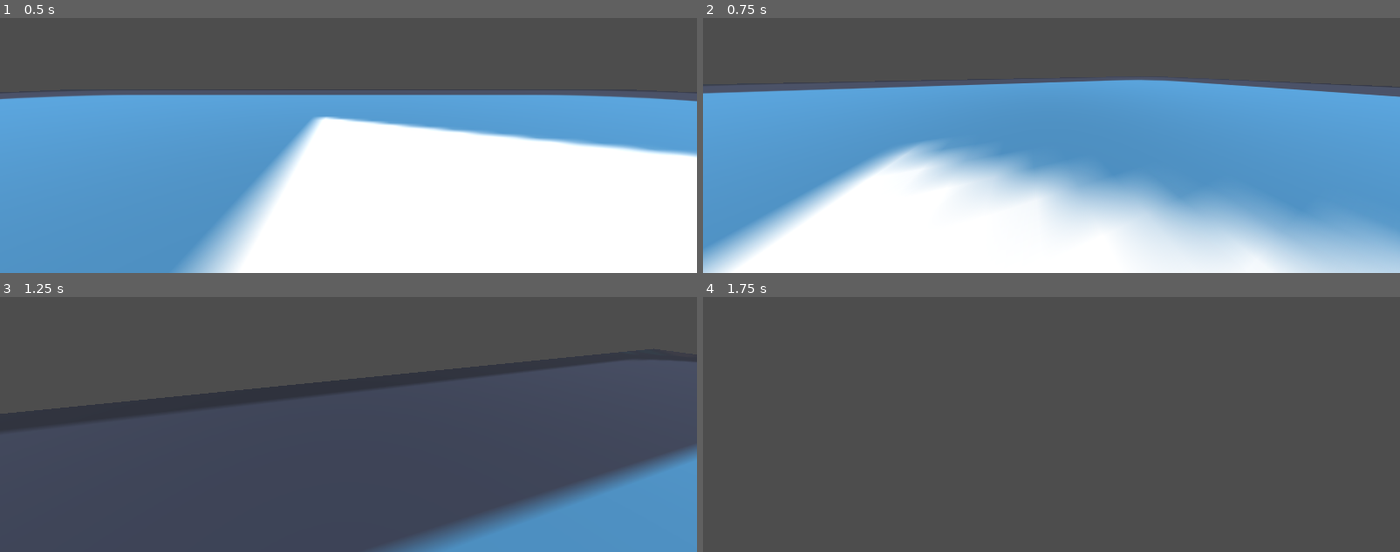
Above: before the commit, frames 1-4 (two rows, left to right).
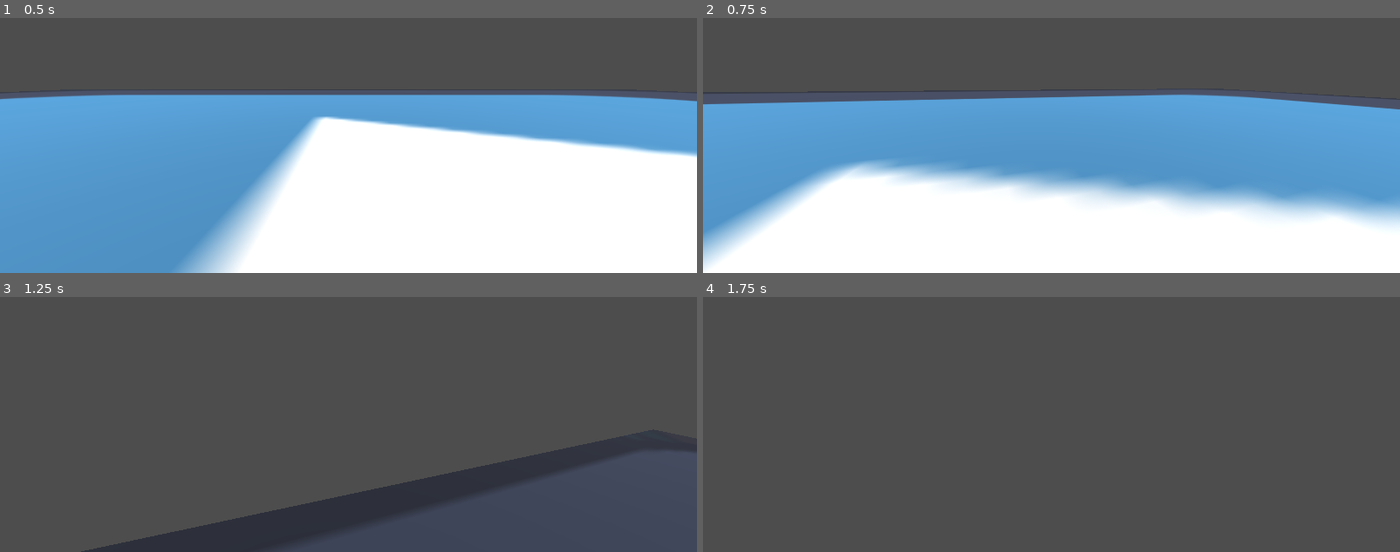
Above: after the commit, the same moments.

Repository: sudo-m3z1m/GhostRunner-like
Game: Godot game, scene res://Prefabs/test_scene.tscn
The game is run twice, just before and just after one commit, with the same random seed, the same clock (stepped at 60 frames per second) and the same inputs. The engine's default icon, where the game draws it, is replaced by a stand-in: a white triangle on a blue panel in a dark square.
Inputs (mouse positions are in pixels of both pictures, inside the frame that each line leads up to):
- Up to frame 1 (0.5 s): no input
- Up to frame 2 (0.75 s): tap Enter at 0.5 s; move the mouse to (1086, 76) at 0.52 s; hold W (Forward) from 0.53 s (still down); tap Shift (Shift) at 0.6 s
- Up to frame 3 (1.25 s): keep holding W (Forward); tap Space (Space) at 0.8 s
- Up to frame 4 (1.75 s): keep holding W (Forward); move the mouse to (1016, 358) at 1.27 s; tap Space (Space) at 1.35 s; tap Shift (Shift) at 1.55 s

Frame 1 is identical in both runs. In frame 2, 25% of the frame differs, in the area x 0-100%, y 23-100%; in frame 3, 22%; in frame 4, nothing differs.
Error before the commit: Trying to assign value of type 'Node' to a variable of type 'state.gd'. (res://Prefabs/CharacterController/state_machine.gd:23)

Commit message:
Test commit

Diff:
--- /dev/null
+++ b/Prefabs/CharacterController/States/idle.gd
@@ -0,0 +1,18 @@
+extends State
+
+@export_range(0, 1) var inertia: float
+
+func enter_state(target: Player) -> void:
+	super(target)
+
+func update_state(delta: float) -> void:
+	target.velocity.x = lerp(target.velocity.x, 0.0, inertia)
+	target.velocity.z = lerp(target.velocity.z, 0.0, inertia)
+
+	target.camera_pivot.rotation = lerp(target.camera_pivot.rotation, Vector3.ZERO, 0.1)
+	target.move_and_slide()
+
+func exit_state(next_state: StateMachine.STATES) -> bool:
+	if is_next_state_valid(next_state):
+		return true
+	return false
--- /dev/null
+++ b/Prefabs/CharacterController/States/jump.gd
@@ -0,0 +1,26 @@
+extends State
+
+@export var jump_strength: float
+@export var max_speed: float
+@export_range(0, 1) var acceleration: float
+
+var direction: Vector3
+
+func enter_state(target: Player) -> void:
+	super(target)
+	if !target.is_on_floor():
+		state_machine.change_state(StateMachine.STATES.IDLE)
+		return
+	target.velocity.y += jump_strength
+
+func update_state(delta: float) -> void:
+	direction = state_machine.direction
+	direction = direction.rotated(Vector3.UP, target.camera.rotation.y)
+
+	target.velocity.x = lerp(target.velocity.x, direction.x * max_speed, acceleration)
+	target.velocity.z = lerp(target.velocity.z, direction.z * max_speed, acceleration)
+
+	target.move_and_slide()
+
+func exit_state(next_state: StateMachine.STATES) -> bool:
+	return true
--- /dev/null
+++ b/Prefabs/CharacterController/States/moving.gd
@@ -0,0 +1,31 @@
+extends State
+
+@export var camera_deviation_angle: float
+@export var max_speed: float
+@export_range(0, 1) var acceleration: float
+
+var direction: Vector3
+
+func enter_state(target: Player) -> void:
+	super(target)
+
+func update_state(delta: float) -> void:
+	direction = state_machine.direction
+	direction = direction.rotated(Vector3.UP, target.camera.rotation.y)
+
+	target.velocity.x = lerp(target.velocity.x, direction.x * max_speed, acceleration)
+	target.velocity.z = lerp(target.velocity.z, direction.z * max_speed, acceleration)
+
+	rotate_camera()
+	target.move_and_slide()
+
+func exit_state(next_state: StateMachine.STATES) -> bool:
+	if is_next_state_valid(next_state):
+		return true
+	return false
+
+func rotate_camera() -> void:
+	target.camera_pivot.rotation_degrees.x = \
+	lerp(target.camera_pivot.rotation_degrees.x, direction.z * camera_deviation_angle, 0.1)
+	target.camera_pivot.rotation_degrees.z = \
+	lerp(target.camera_pivot.rotation_degrees.z, direction.x * camera_deviation_angle, 0.1)
--- a/Prefabs/CharacterController/States/state.gd
+++ b/Prefabs/CharacterController/States/state.gd
@@ -16,7 +16,7 @@
 	pass
 
 func exit_state(next_state: StateMachine.STATES) -> bool:
-	return false
+	return true
 
 func is_next_state_valid(next_state: StateMachine.STATES) -> bool:
 	for state in accepted_states:
--- a/Prefabs/CharacterController/input_handler.gd
+++ b/Prefabs/CharacterController/input_handler.gd
@@ -1,3 +1,57 @@
 extends Node
 
 class_name InputHandler
+
+@export var sensintivity: float
+
+@onready var target: Player = get_parent()
+@onready var state_machine: StateMachine = get_parent().get_node("StateMachine")
+
+var actions_array: Array[String] = [
+	"Space",
+	"Shift",
+	"Escape"
+]
+
+var move_actions_array: Array[String] = [
+	"Back",
+	"Forward",
+	"Left",
+	"Right"
+]
+
+func _process(delta: float) -> void:
+	add_direction()
+
+func _unhandled_input(event) -> void:
+	if event is InputEventMouseMotion:
+		target.camera.rotation.y -= event.relative.x * sensintivity
+		target.camera.rotation.x -= event.relative.y * sensintivity
+	for action in actions_array:
+		if event.is_action_pressed(action):
+			get_action(action)
+
+func add_direction() -> void:
+	state_machine.direction = Vector3.ZERO
+	if Input.is_action_pressed("Back"):
+		state_machine.direction.z += 1
+	if Input.is_action_pressed("Forward"):
+		state_machine.direction.z -= 1
+	if Input.is_action_pressed("Left"):
+		state_machine.direction.x -= 1
+	if Input.is_action_pressed("Right"):
+		state_machine.direction.x += 1
+	if !state_machine.direction:
+		state_machine.change_state(StateMachine.STATES.IDLE)
+		return
+	state_machine.change_state(StateMachine.STATES.MOVING)
+	state_machine.direction = state_machine.direction.normalized()
+
+func get_action(action: String) -> void:
+	match action:
+		"Space":
+			state_machine.change_state(StateMachine.STATES.JUMP)
+		"Shift":
+			pass
+		"Escape":
+			pass
--- a/Prefabs/CharacterController/state_machine.gd
+++ b/Prefabs/CharacterController/state_machine.gd
@@ -17,10 +17,14 @@
 
 @export var start_state: STATES
 
-var current_state: State
+var current_state: State = State.new()
+var direction: Vector3 = Vector3.ZERO
 
 func _ready() -> void:
-	current_state = states[start_state]
+	change_state(start_state)
+
+func _physics_process(delta: float) -> void:
+	current_state.update_state(delta)
 
 func change_state(new_state: STATES) -> void:
 	if states[new_state] == current_state or !current_state.exit_state(new_state):
--- a/Prefabs/player.gd
+++ b/Prefabs/player.gd
@@ -2,61 +2,21 @@
 
 class_name Player
 
-@export var max_speed: float
 @export var default_fov: float
-@export var camera_clamp_degrees: float
-@export var jump_strength: float
-@export var acceleration_weight: float
-@export var gravity: float #Need to make this global variable
-@export var sensintivity: float
-@export var dash_speed: float
+@export var camera_max_degrees: float
+@export var gravity: float
 @export var max_angle: float
 
-@onready var camera: Camera3D = $Camera3D
-#@onready var input_handler: Node = $InputHandler
-#@onready var state_machine: Node = $StateMachine
+@onready var camera: Camera3D = $CameraPivot/Camera3D
+@onready var camera_pivot: Node3D = $CameraPivot
+@onready var input_handler: InputHandler = $InputHandler
+@onready var state_machine: StateMachine = $StateMachine
 
 func _ready() -> void:
 	Input.set_mouse_mode(Input.MOUSE_MODE_CAPTURED)
 	camera.fov = default_fov
 
 func _physics_process(delta: float) -> void:
-	velocity.x = lerp(velocity.x, get_direction().x * max_speed, acceleration_weight)
-	velocity.z = lerp(velocity.z, get_direction().z * max_speed, acceleration_weight)
-
 	velocity.y -= gravity
 
-	camera.rotation.x = clamp(camera.rotation.x, -deg_to_rad(camera_clamp_degrees), deg_to_rad(camera_clamp_degrees))
-	move_and_slide()
-
-func make_dash() -> void:
-	var direction: Vector3 = Vector3.FORWARD.rotated(Vector3.UP, camera.rotation.y)
-	var tween: Tween = create_tween()
-
-	velocity = direction * dash_speed
-	await tween.tween_property(camera, "fov", default_fov + 40, 0.1)
-	await tween.tween_property(camera, "fov", default_fov, 0.1)
-
-#InputHandler
-func _unhandled_input(event):
-	if event is InputEventMouseMotion:
-		camera.rotation.y -= event.relative.x * sensintivity
-		camera.rotation.x -= event.relative.y * sensintivity
-	if event.is_action("Space") and is_on_floor():
-		velocity += Vector3.UP * jump_strength
-	if event.is_action("Shift"):
-		make_dash()
-
-func get_direction() -> Vector3:
-	var direction: Vector3
-	direction.x = Input.get_axis("Left", "Right")
-	direction.z = Input.get_axis("Forward", "Back")
-
-	camera.rotation_degrees.z = lerp(camera.rotation_degrees.z, (direction.x * max_angle) + camera.rotation_degrees.z, 0.1)
-	camera.rotation_degrees.x = lerp(camera.rotation_degrees.x, (direction.z * max_angle) + camera.rotation_degrees.x, 0.1)
-
-	direction = direction.rotated(Vector3.UP, camera.rotation.y)
-
-	return direction
-
-#Need to trnsit this code into the states
+	camera.rotation.x = clamp(camera.rotation.x, -deg_to_rad(camera_max_degrees), deg_to_rad(camera_max_degrees))
--- a/Prefabs/player.tscn
+++ b/Prefabs/player.tscn
@@ -1,25 +1,25 @@
-[gd_scene load_steps=5 format=3 uid="uid://bljjoykcp0swp"]
+[gd_scene load_steps=8 format=3 uid="uid://bljjoykcp0swp"]
 
 [ext_resource type="Script" path="res://Prefabs/player.gd" id="1_p0jtv"]
 [ext_resource type="Script" path="res://Prefabs/CharacterController/input_handler.gd" id="2_qeet4"]
 [ext_resource type="Script" path="res://Prefabs/CharacterController/state_machine.gd" id="2_ya1ud"]
+[ext_resource type="Script" path="res://Prefabs/CharacterController/States/idle.gd" id="4_w3owe"]
+[ext_resource type="Script" path="res://Prefabs/CharacterController/States/moving.gd" id="5_cwlag"]
+[ext_resource type="Script" path="res://Prefabs/CharacterController/States/jump.gd" id="6_4p4ke"]
 
 [sub_resource type="BoxShape3D" id="BoxShape3D_gsifa"]
 size = Vector3(1, 2.27246, 1)
 
 [node name="Player" type="CharacterBody3D"]
 script = ExtResource("1_p0jtv")
-max_speed = 20.0
 default_fov = 90.0
-camera_clamp_degrees = 90.0
-jump_strength = 25.0
-acceleration_weight = 0.1
+camera_max_degrees = 90.0
 gravity = 1.2
-sensintivity = 0.001
-dash_speed = 60.0
 max_angle = 2.0
 
-[node name="Camera3D" type="Camera3D" parent="."]
+[node name="CameraPivot" type="Node3D" parent="."]
+
+[node name="Camera3D" type="Camera3D" parent="CameraPivot"]
 transform = Transform3D(1, 0, 0, 0, 1, 0, 0, 0, 1, 0, 0.905895, -0.604244)
 current = true
 
@@ -32,12 +32,27 @@
 
 [node name="InputHandler" type="Node" parent="."]
 script = ExtResource("2_qeet4")
+sensintivity = 0.005
 
 [node name="StateMachine" type="Node" parent="."]
 script = ExtResource("2_ya1ud")
 
 [node name="Idle" type="Node" parent="StateMachine"]
+script = ExtResource("4_w3owe")
+inertia = 0.1
+animation = "Idle"
+accepted_states = Array[int]([1, 2])
 
 [node name="Moving" type="Node" parent="StateMachine"]
+script = ExtResource("5_cwlag")
+camera_deviation_angle = 2.0
+max_speed = 40.0
+acceleration = 0.2
+animation = "Moving"
+accepted_states = Array[int]([2, 0])
 
 [node name="Jump" type="Node" parent="StateMachine"]
+script = ExtResource("6_4p4ke")
+jump_strength = 30.0
+max_speed = 20.0
+acceleration = 0.1
--- a/Prefabs/test_scene.tscn
+++ b/Prefabs/test_scene.tscn
@@ -13,7 +13,6 @@
 
 [node name="Player" parent="." instance=ExtResource("1_20ea0")]
 transform = Transform3D(1, 0, 0, 0, 1, 0, 0, 0, 1, 0, 3.60918, 0)
-sensintivity = 0.004
 
 [node name="DirectionalLight3D" type="DirectionalLight3D" parent="."]
 transform = Transform3D(1, 0, 0, 0, -0.0883206, 0.996092, 0, -0.996092, -0.0883206, 0, 17.7346, 0)
--- a/project.godot
+++ b/project.godot
@@ -47,3 +47,8 @@
 "events": [Object(InputEventKey,"resource_local_to_scene":false,"resource_name":"","device":-1,"window_id":0,"alt_press …(182 unchanged characters)…
 ]
 }
+Escape={
+"deadzone": 0.5,
+"events": [Object(InputEventKey,"resource_local_to_scene":false,"resource_name":"","device":-1,"window_id":0,"alt_pressed":false,"shift_pressed":false,"ctrl_pressed":false,"meta_pressed":false,"pressed":false,"keycode":0,"physical_keycode":4194305,"key_label":0,"unicode":0,"echo":false,"script":null)
+]
+}
